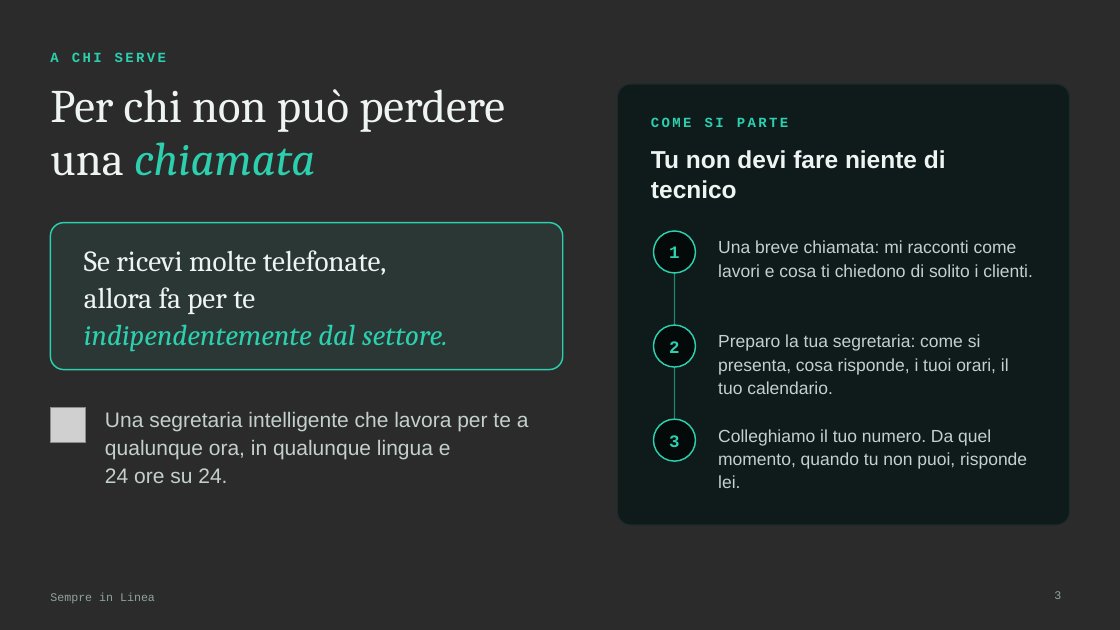
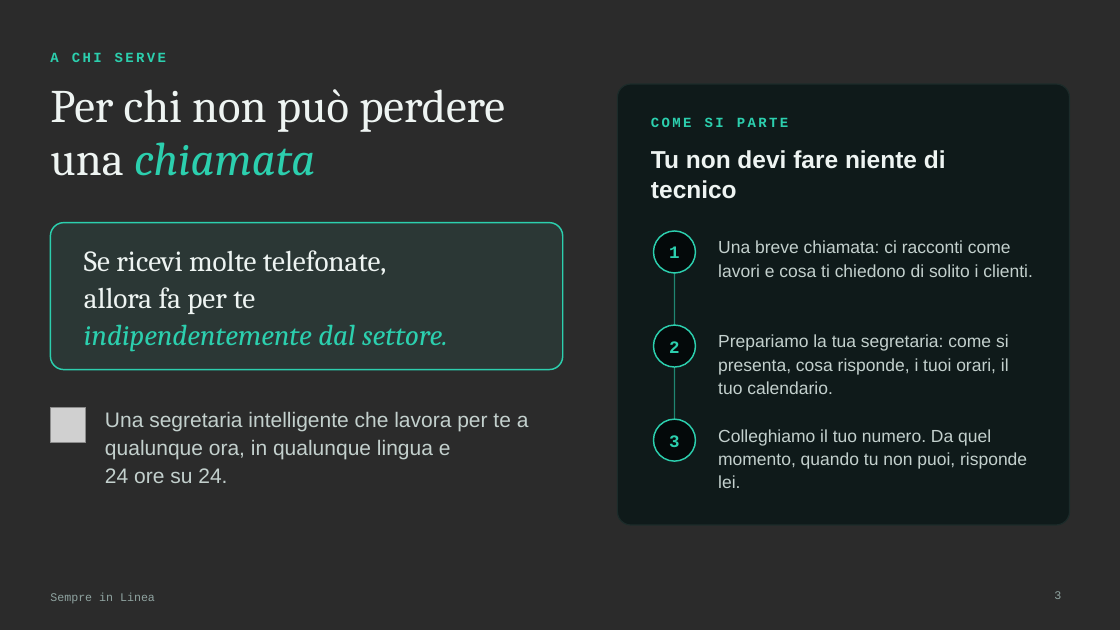
Before and after one commit to marcointegrator/LAnding2, a slide deck: slide 3 of Sempre-in-Linea-presentazione.pptx. Drawn at 1120x630 pixels with LibreOffice and Linux fonts; fonts in the diff are those of the drawing; grey boxes stand for pictures; background and template pictures are left out; a plain dark background stands for a picture behind light text. Boxes give left, top, right and bottom in pixels: in the first picture for what was removed or moved away, otherwise in the second. Text is boxed around its words. In the diff, an @@ line names an element or a change of style, - is before the commit and + after.

```diff
--- a/Sempre-in-Linea-presentazione.pptx
+++ b/Sempre-in-Linea-presentazione.pptx
@@ text at bbox=[718, 240, 1032, 277]: text changed @@
-Una breve chiamata: mi racconti come lavori e cosa ti chiedono di solito i clienti.
+Una breve chiamata: ci racconti come lavori e cosa ti chiedono di solito i clienti.
@@ text at bbox=[718, 334, 1009, 394]: text changed @@
-Preparo la tua segretaria: come si presenta, cosa risponde, i tuoi orari, il tuo calendario.
+Prepariamo la tua segretaria: come si presenta, cosa risponde, i tuoi orari, il tuo calendario.
```
Also in this commit, not shown: 1 other slide changed, 1 other file.
